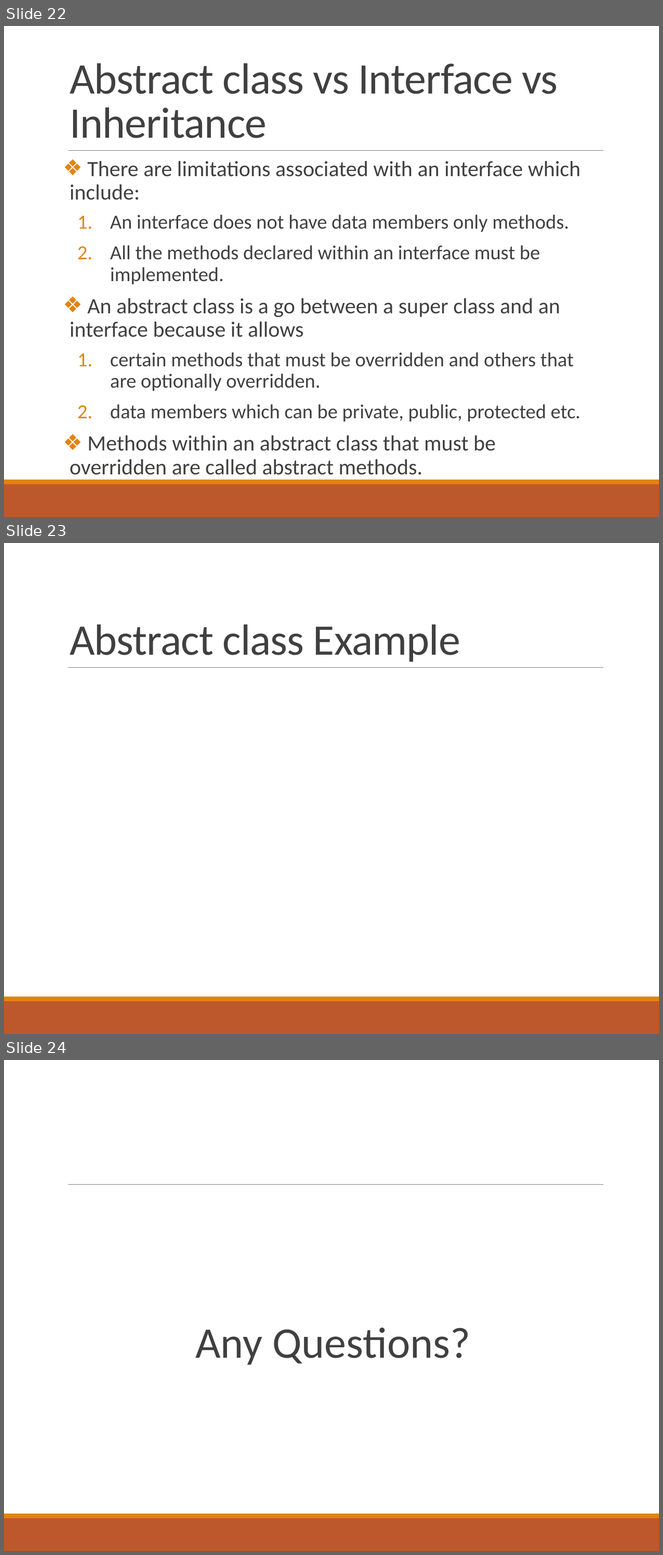
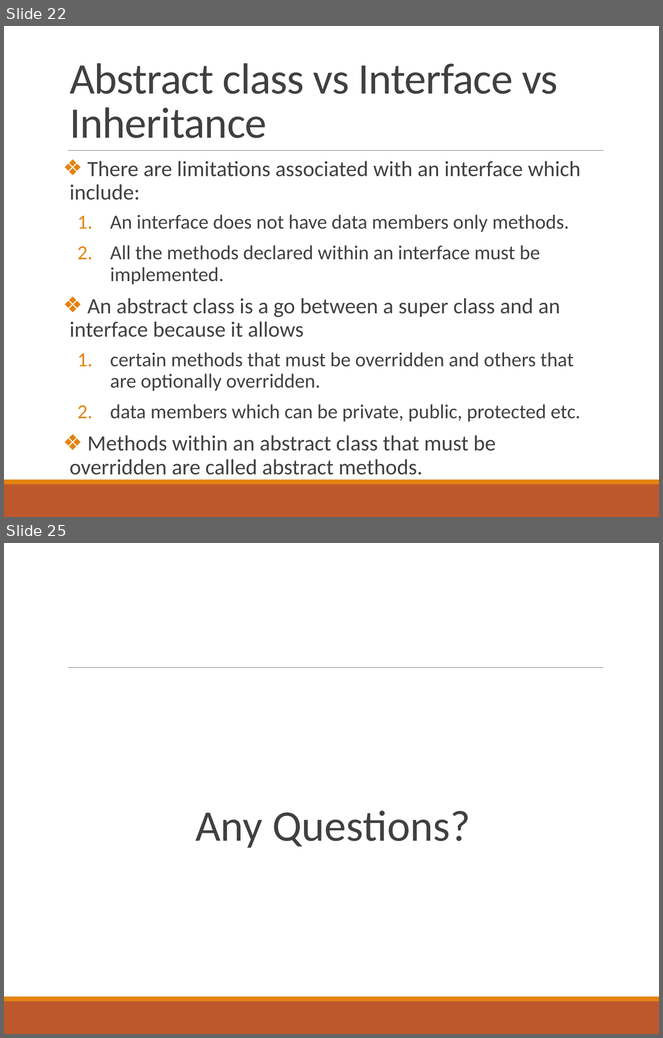
Before and after one commit to deeperj/dillinger, a slide deck: thesis/ukapp2/wqu_isc/sofware_design/Javabc04.pptx. Shown one above the other, each under a label of ours: slides 22, 23 and 24 before the commit, slides 22 and 25 after it; the slides between them are not shown. The pictures are 663x1555 and 663x1038 pixels, drawn with LibreOffice and Linux fonts; fonts in the diff are those of the drawing. Boxes give left, top, right and bottom in pixels: in the first picture for what was removed or moved away, otherwise in the second. Text is boxed around its words. In the diff, an @@ line names an element or a change of style, - is before the commit and + after.

```diff
--- a/thesis/ukapp2/wqu_isc/sofware_design/Javabc04.pptx
+++ b/thesis/ukapp2/wqu_isc/sofware_design/Javabc04.pptx
@@ slide 23 removed at (4, 543, 659, 1034), background #FFFFFF; not listed: 3 template elements that a slide beside it also shows @@
@@ title removed at (70, 624, 461, 662) @@
-Abstract class Example
@@ what was slide 24 is now slide 25 @@
```
Also in this commit, not shown: 5 slides changed, 3 slides added, 1 other slide removed, 4 other files.
